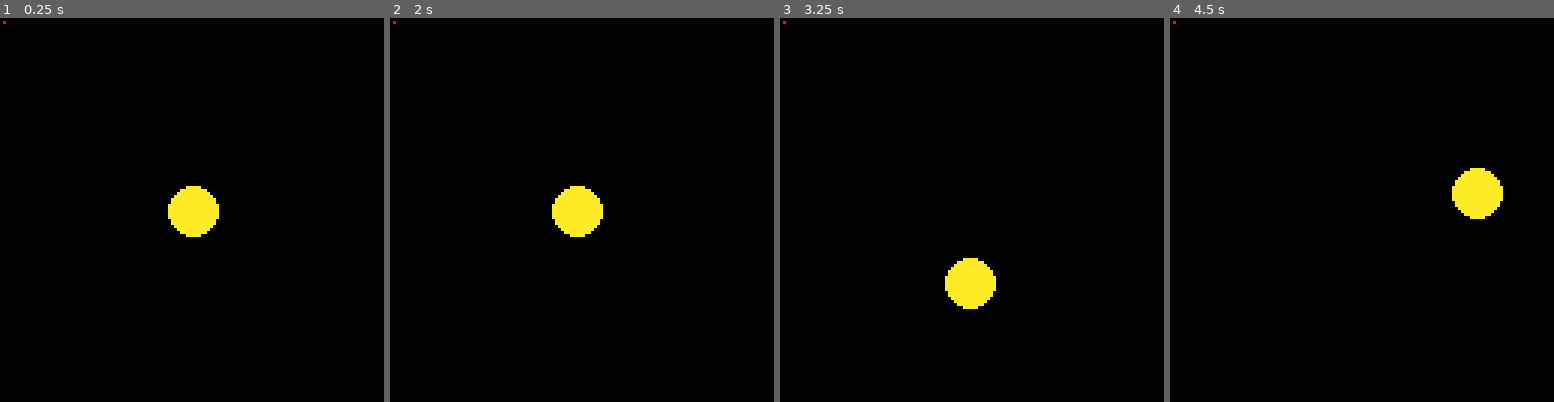
Above: before the commit, frames 1-4 (left to right).
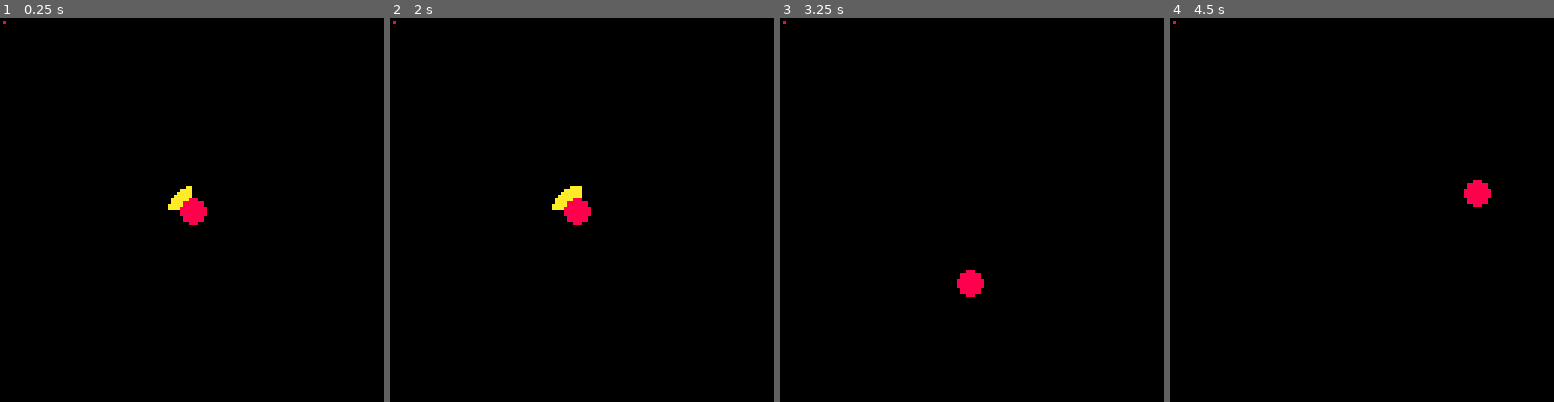
Above: after the commit, the same moments.

Repository: egordorichev/pemsa
Game: PICO-8 cartridge carts/test.p8
Two runs of this game, one before a commit and one after it. Both use one fixed random seed, a clock stepped at 60 frames per second and the inputs below.
Inputs:
- Up to frame 1 (0.25 s): no input
- Up to frame 2 (2 s): hold Left from 1.97 s (still down)
- Up to frame 3 (3.25 s): release Left at 2.37 s; hold Down 2.42-2.82 s; hold Right from 2.87 s (still down)
- Up to frame 4 (4.5 s): release Right at 3.53 s; hold Up 3.58-4.08 s; hold Right from 4.13 s (still down)

The runs differ from the first frame. In frame 1, 1.1% of the frame differs, in the area x 43-58%, y 43-58%; in frame 2, 1.1%; in frame 3, 1.3%, in the area x 42-57%, y 62-76%; in frame 4, 1.3%.

Commit message:
clip() implemented

Diff:
--- a/carts/test.p8
+++ b/carts/test.p8
@@ -25,9 +25,12 @@
 
 function _draw()
 	cls()
+	clip(0, 0, 64, 64)
 	circfill(x, y, 8, 10)
 	color(8)
+	clip()
 	pset(1, 1)
+	circfill(x, y, 4)
 end
 __gfx__
 33333333eeeeeeeeeeeeeeeeeeeeeeee0000000000000000e110000e000000000000000000000000eeeeeee00eeeeeee0115024511eeeeeeeeeeeeeeeeeeeeee
Not shown, changed: src/pemsa/memory/pemsa_draw_state_api.cpp
Not shown, changed: src/pemsa/memory/pemsa_draw_state_module.cpp
Not shown, changed: src/pemsa/memory/pemsa_memory_module.cpp
Not shown, changed: todo.md
